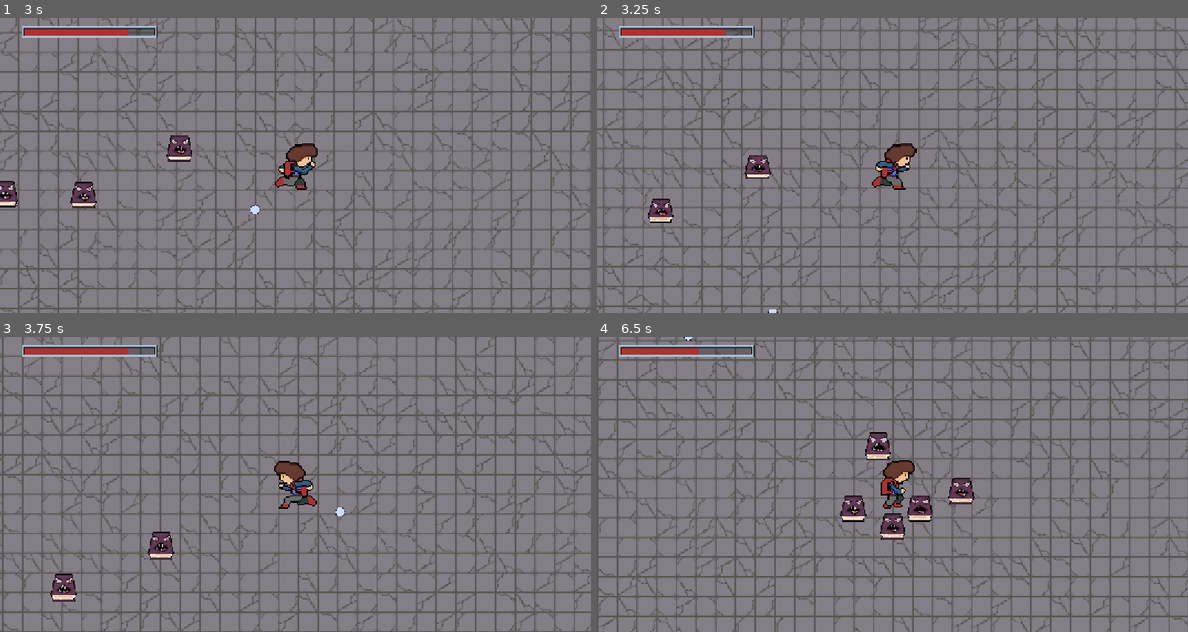
Above: before the commit, frames 1-4 (two rows, left to right).
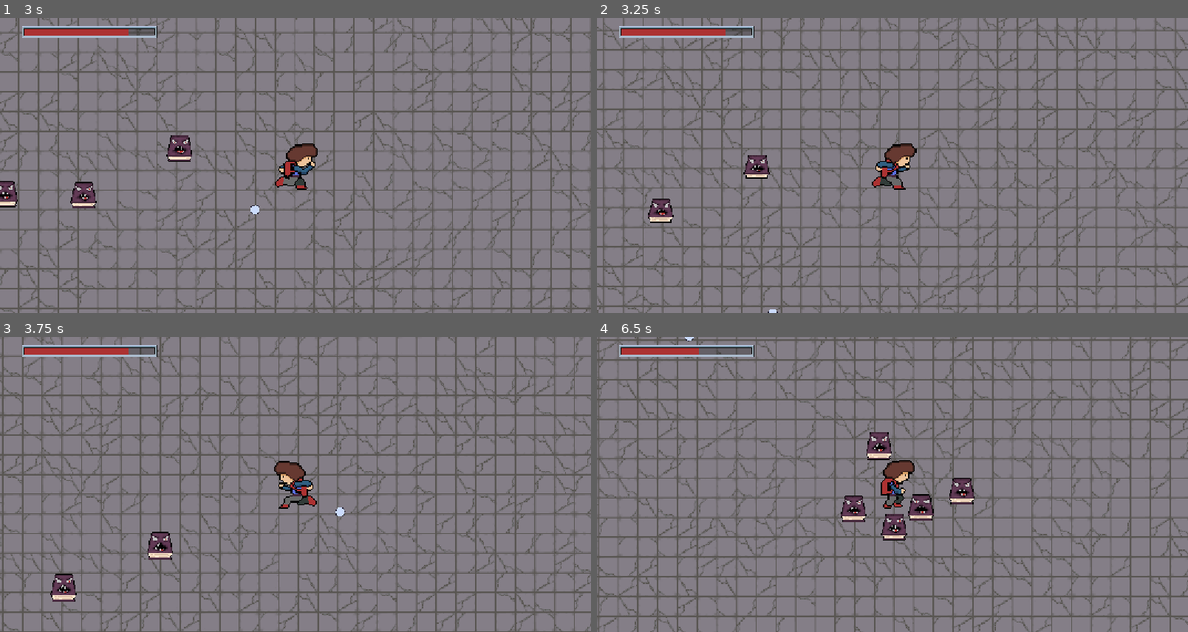
Above: after the commit, the same moments.

Repository: Pietlander/SchoolSurvival
Game: Godot game, scene res://World/world.tscn
Two runs of this game, one before a commit and one after it. Both use one fixed random seed, a clock stepped at 60 frames per second and the inputs below.
Inputs (mouse positions are in pixels of both pictures, inside the frame that each line leads up to):
- Up to frame 1 (3 s): move the mouse to (425, 150) at 0.52 s; hold D (move_right) 0.53-1.28 s; click (425, 150) at 0.6 s; move the mouse to (177, 180) at 1.27 s; hold S (move_down) 1.28-2.03 s; click (177, 180) at 1.35 s; move the mouse to (354, 100) at 2.02 s; hold D (move_right) 2.03-2.78 s; click (354, 100) at 2.1 s; move the mouse to (265, 224) at 2.77 s; hold W (move_up) from 2.78 s (still down); click (265, 224) at 2.85 s
- Up to frame 2 (3.25 s): keep holding W (move_up)
- Up to frame 3 (3.75 s): move the mouse to (472, 528) at 3.52 s; release W (move_up) at 3.53 s; hold A (move_left) from 3.53 s (still down); click (472, 528) at 3.6 s
- Up to frame 4 (6.5 s): move the mouse to (715, 440) at 4.27 s; click (715, 440) at 4.35 s; move the mouse to (922, 484) at 5.02 s; release A (move_left) at 5.03 s; hold S (move_down) 5.03-5.78 s; click (922, 484) at 5.1 s; move the mouse to (803, 410) at 5.77 s; hold D (move_right) from 5.78 s (still down); click (803, 410) at 5.85 s

Frame 1 is identical in both runs. In frame 2, 0.1% of the frame differs, in the area x 24-30%, y 46-55%; in frame 3, 0.1%; in frame 4, 14%, in the area x 0-100%, y 0-100%.

Commit message:
Fixed Error

Diff:
--- a/Monsters/BoekMonster/boekmonster.gd
+++ b/Monsters/BoekMonster/boekmonster.gd
@@ -22,6 +22,7 @@
 
 		if distance > stop_distance:
 			# Chasing the player
+
 			var direction = global_position.direction_to(player.global_position)
 			velocity = direction * speed
 			animated_sprite.play("Idel")
@@ -33,7 +34,7 @@
 			if can_attack and player.has_method("take_damage"):
 				player.take_damage(attack_damage)
 				can_attack = false
-				await get_tree().create_timer(1.0).timeout
+				#await get_tree().create_timer(1.0).timeout
 				can_attack = true
 
 		move_and_slide()
@@ -43,6 +44,7 @@
 
 	if health <= 0:
 		queue_free()
+		set_physics_process(false)
 	else:
 
 		is_hurt = true
--- a/Player/player.gd
+++ b/Player/player.gd
@@ -87,4 +87,5 @@
 func die():
 	print("Player Died! Game Over.")
 
-	get_tree().reload_current_scene()
+
+	get_tree().call_deferred("reload_current_scene")
